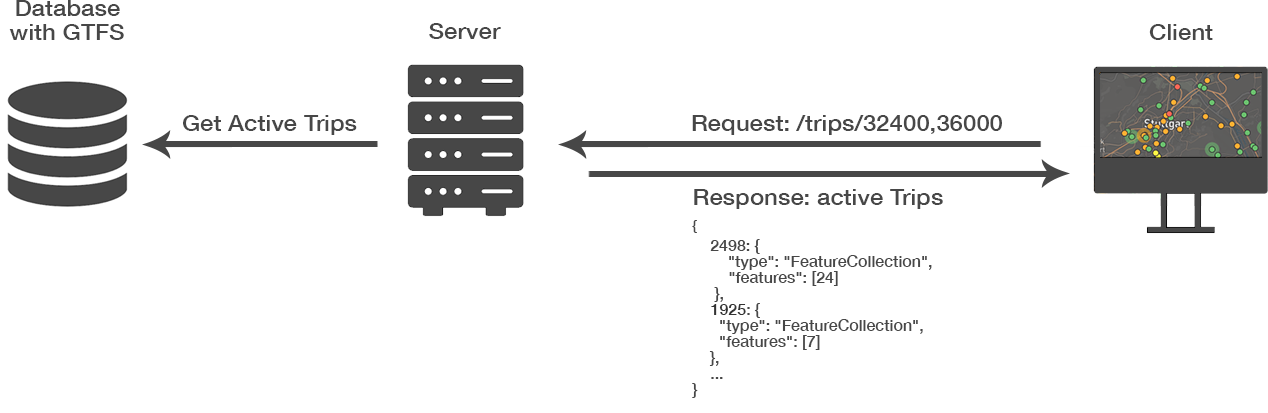
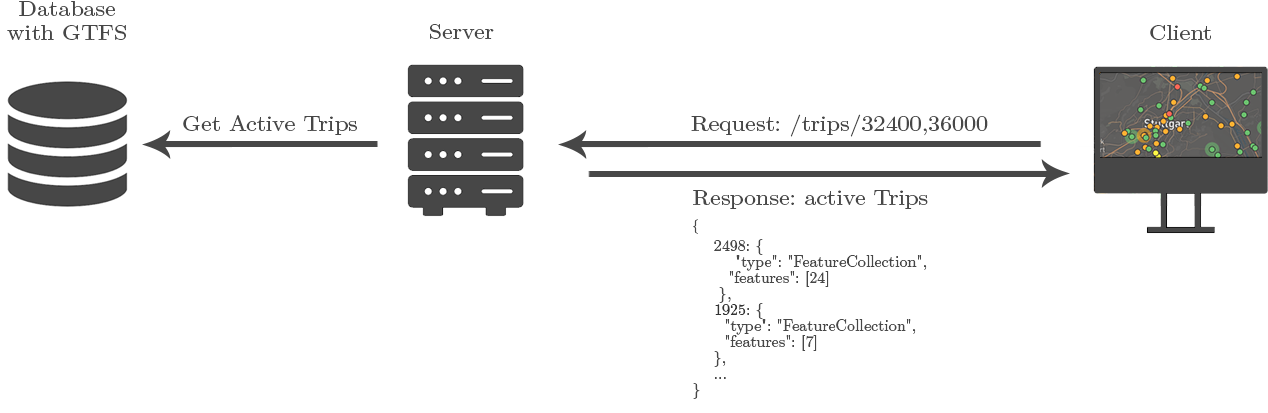
Layers edited between the first and the second 1268x413 image:
painted on "Client" (2nd of 2, in "Artboard 1" › "Client") over [1149, 24, 1213, 40]
painted on "Database with GTFS" over [7, 0, 126, 40]
painted on "Server" (2nd of 3, in "Artboard 1" › "Server") over [429, 23, 501, 39]
painted on "Request: /trips/32400,36000" over [691, 114, 1002, 137]
painted on "Response: active Trips { 2498: { 'type': 'Featur" over [692, 189, 943, 399]
painted on "Get Active Trips" over [183, 115, 357, 135]
